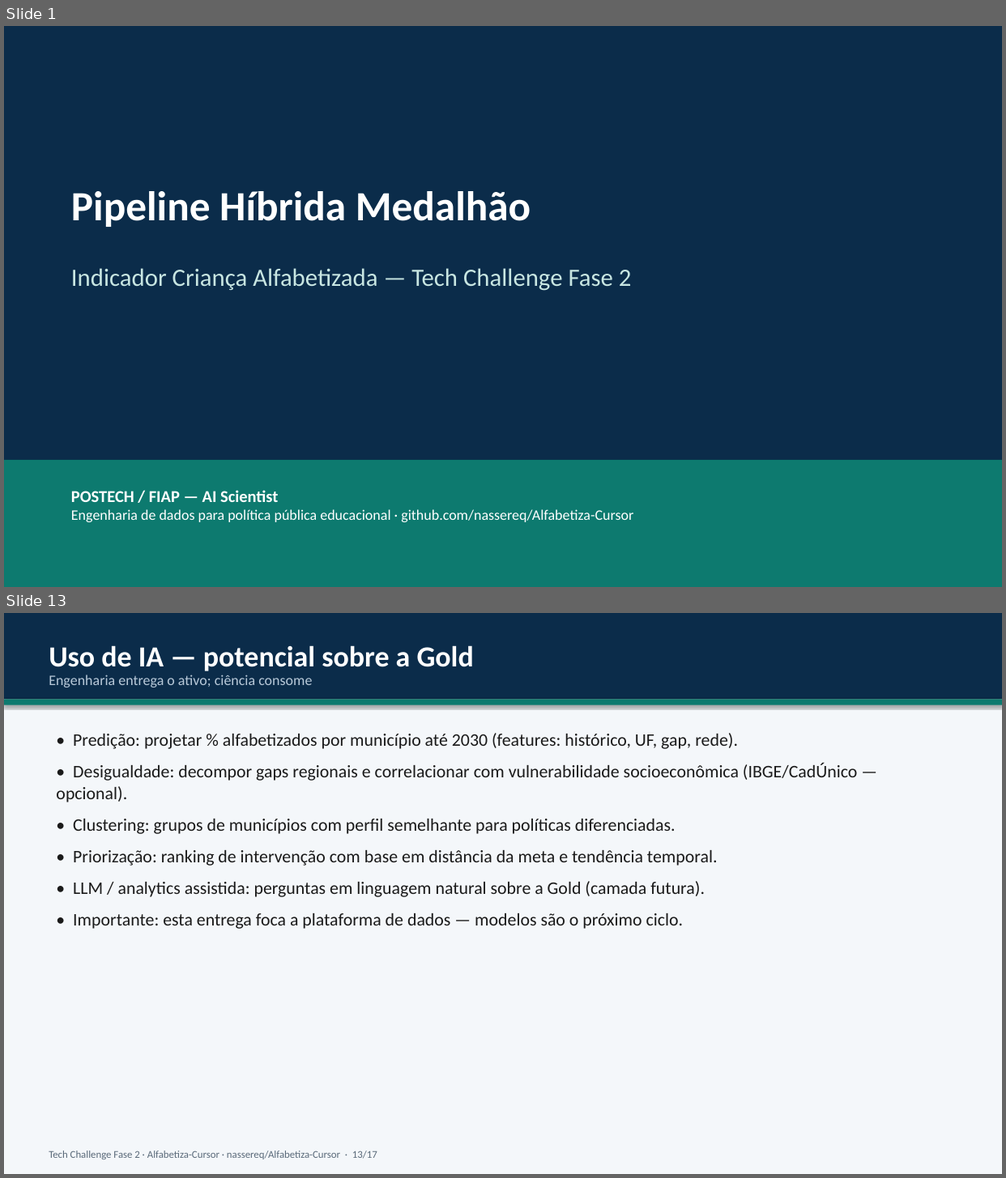
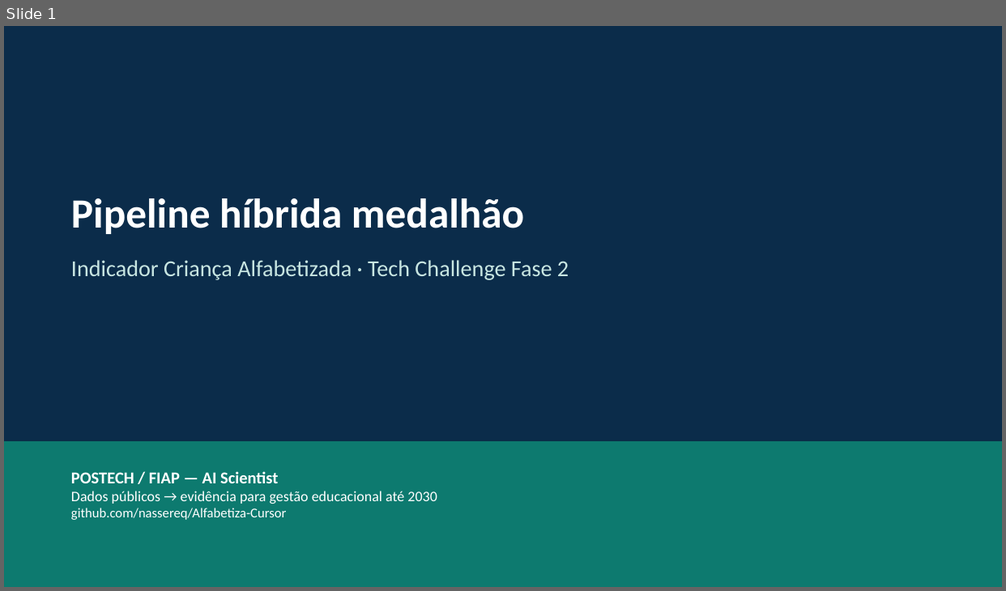
Before and after one commit to nassereq/Alfabetiza-Cursor, a slide deck: docs/Apresentacao_Tech_Challenge_Fase2_Alfabetiza.pptx. Shown one above the other, each under a label of ours: slides 1 and 13 before the commit, slide 1 after it; the slides between them are not shown. The pictures are 1006x1178 and 1006x591 pixels, drawn with LibreOffice and Linux fonts; fonts in the diff are those of the drawing. Boxes give left, top, right and bottom in pixels: in the first picture for what was removed or moved away, otherwise in the second. Text is boxed around its words. In the diff, an @@ line names an element or a change of style, - is before the commit and + after.

```diff
--- a/docs/Apresentacao_Tech_Challenge_Fase2_Alfabetiza.pptx
+++ b/docs/Apresentacao_Tech_Challenge_Fase2_Alfabetiza.pptx
@@ slide 13 removed at (x1=4, y1=613, x2=1002, y2=1174), background #FFFFFF @@
@@ rectangle removed at (x1=4, y1=613, x2=1002, y2=1174) @@
@@ rectangle removed at (x1=4, y1=613, x2=1002, y2=699) @@
@@ text removed at (x1=49, y1=645, x2=474, y2=671) @@
-Uso de IA — potencial sobre a Gold
@@ text removed at (x1=49, y1=675, x2=312, y2=688) @@
-Engenharia entrega o ativo; ciência consome
@@ rectangle removed at (x1=4, y1=699, x2=1002, y2=705) @@
@@ text removed at (x1=56, y1=733, x2=858, y2=929) @@
-• Predição: projetar % alfabetizados por município até 2030 (features: histórico, UF, gap, rede).
-• Desigualdade: decompor gaps regionais e correlacionar com vulnerabilidade socioeconômica (IBGE/CadÚnico — opcional).
-• Clustering: grupos de municípios com perfil semelhante para políticas diferenciadas.
-• Priorização: ranking de intervenção com base em distância da meta e tendência temporal.
-• LLM / analytics assistida: perguntas em linguagem natural sobre a Gold (camada futura).
-• Importante: esta entrega foca a plataforma de dados — modelos são o próximo ciclo.
@@ text removed at (x1=49, y1=1151, x2=377, y2=1160) @@
-Tech Challenge Fase 2 · Alfabetiza-Cursor · nassereq/Alfabetiza-Cursor · 13/17
@@ slide 1 changed as well @@
@@ text at (x1=71, y1=199, x2=524, y2=234): text changed @@
-Pipeline Híbrida Medalhão
+Pipeline híbrida medalhão
@@ text at (x1=71, y1=260, x2=569, y2=280): text changed; size 24 to 22 pt @@
-Indicador Criança Alfabetizada — Tech Challenge Fase 2
+Indicador Criança Alfabetizada · Tech Challenge Fase 2
@@ rectangle resized from (x1=4, y1=460, x2=1002, y2=587) to (x1=4, y1=442, x2=1002, y2=587) @@
@@ text "POSTECH / FIAP — AI ..." moved from (x1=71, y1=490, x2=633, y2=523) to (x1=71, y1=472, x2=437, y2=520) @@
@@ text at (x1=71, y1=491, x2=437, y2=520): text changed @@
-Engenharia de dados para política pública educacional · github.com/nassereq/Alfabetiza-Cursor
+Dados públicos → evidência para gestão educacional até 2030
+github.com/nassereq/Alfabetiza-Cursor
```
Also in this commit, not shown: 5 other slides changed, 6 slides added, 10 other slides removed, 23 other files.
